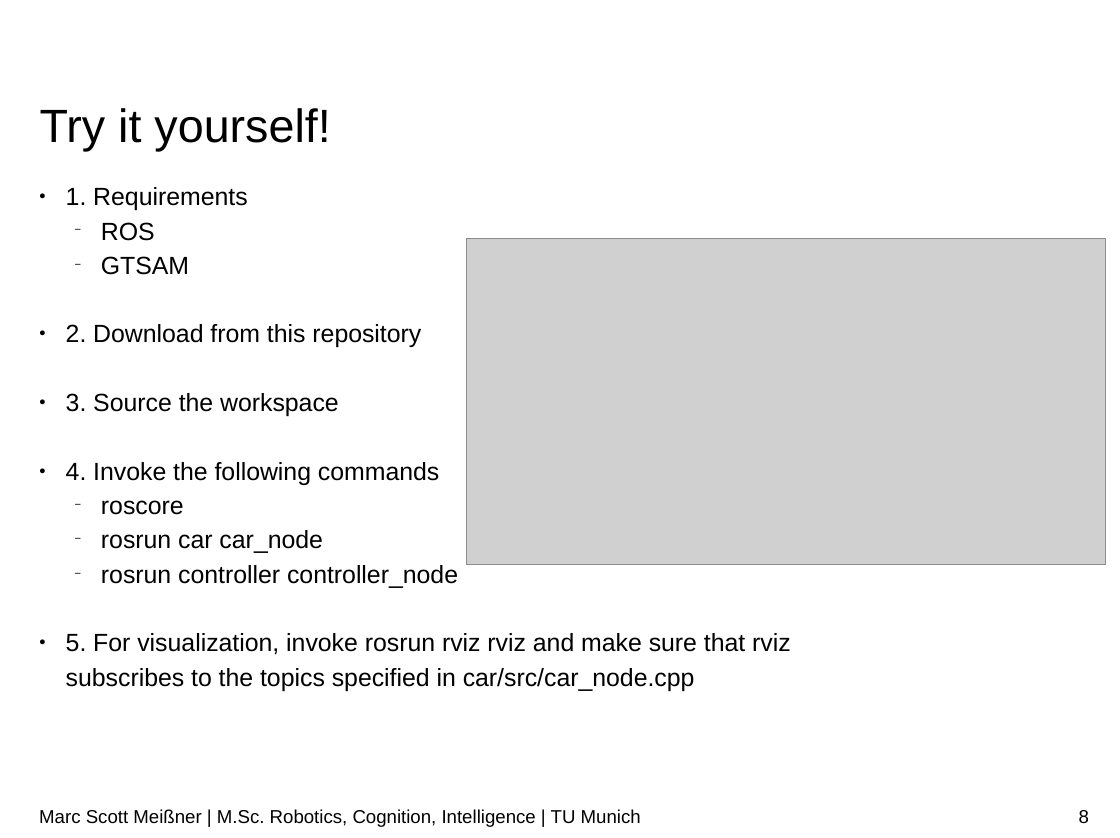
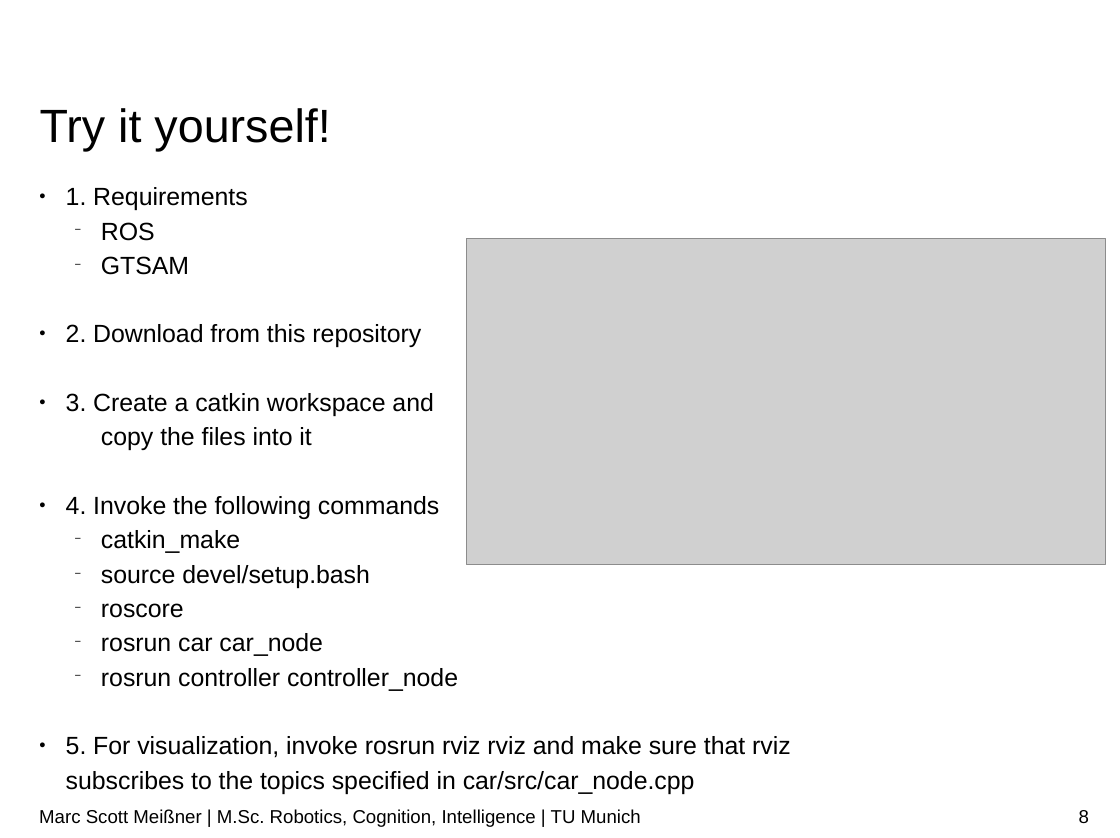
Before and after one commit to linuxcumt/car_project, a slide deck: slide 8 of wiki/Localization_GTSAM.odp. Drawn at 1120x838 pixels with LibreOffice and Linux fonts; fonts in the diff are those of the drawing; grey boxes stand for pictures; background and template pictures are left out. Boxes give left, top, right and bottom in pixels: in the first picture for what was removed or moved away, otherwise in the second. Text is boxed around its words. In the diff, an @@ line names an element or a change of style, - is before the commit and + after.

Commit message:
small changes to presentation

```diff
--- a/wiki/Localization_GTSAM.odp
+++ b/wiki/Localization_GTSAM.odp
@@ text at (66, 393, 433, 450): text changed @@
-● 3. Source the workspace
+● 3. Create a catkin workspace and
+  copy the files into it
@@ text at (101, 530, 370, 588): paragraphs added @@
+  − catkin_make
+  − source devel/setup.bash
```
